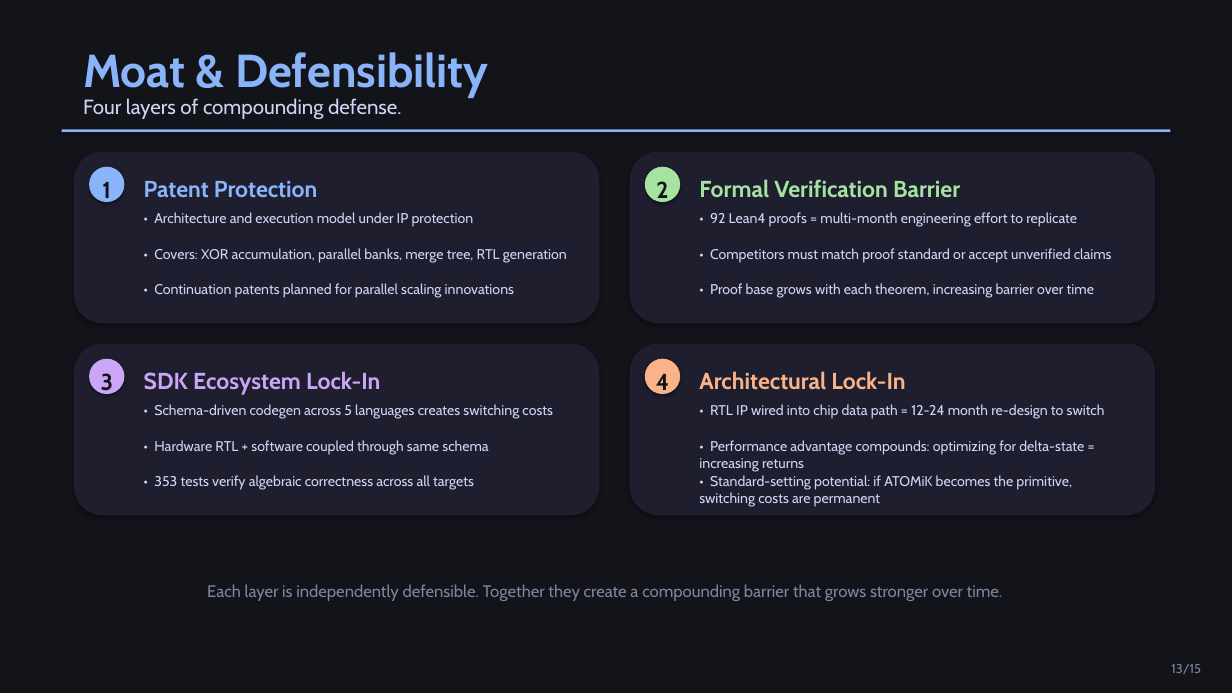
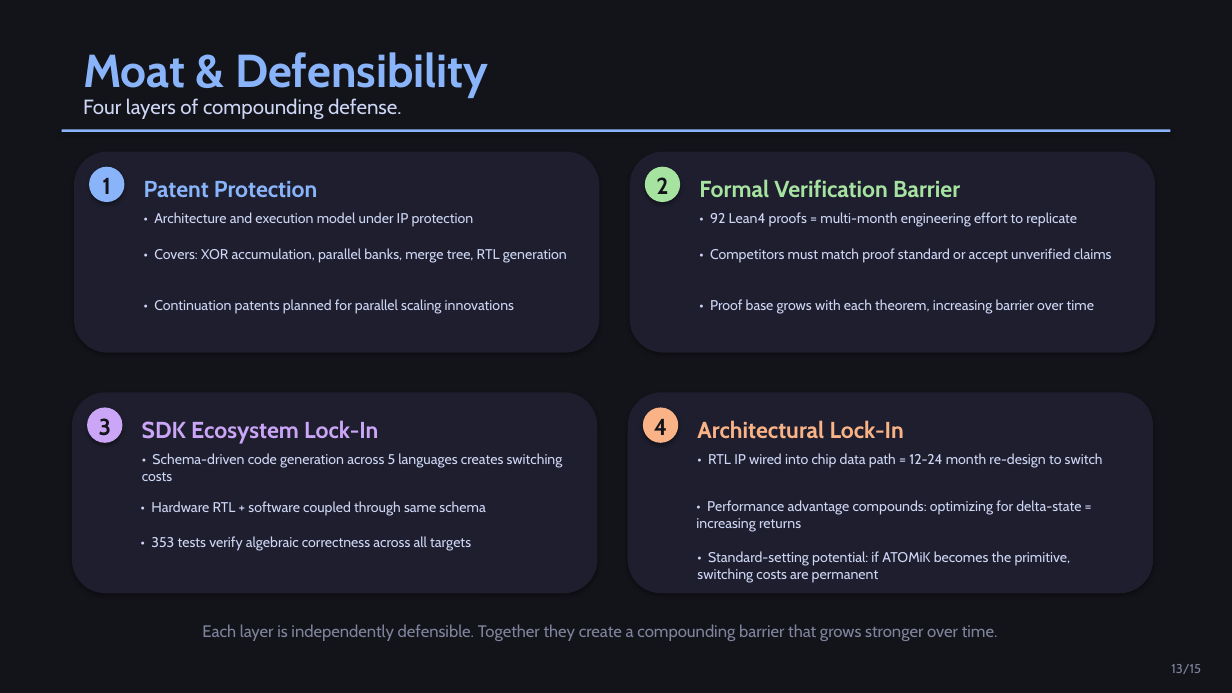
Before and after one commit to MatthewHRockwell/ATOMiK, a slide deck: slide 13 of business/pitch_deck/ATOMiK_Investor_Deck.pptx. Drawn at 1232x693 pixels with LibreOffice and Linux fonts; fonts in the diff are those of the drawing. Boxes give left, top, right and bottom in pixels: in the first picture for what was removed or moved away, otherwise in the second. Text is boxed around its words. In the diff, an @@ line names an element or a change of style, - is before the commit and + after.

```diff
--- a/business/pitch_deck/ATOMiK_Investor_Deck.pptx
+++ b/business/pitch_deck/ATOMiK_Investor_Deck.pptx
@@ rounded rectangle: place and size @@
-rounded rectangle at [74, 152, 600, 323]
+rounded rectangle at [74, 152, 600, 353]
@@ text "1" rewrapped from [102, 182, 111, 204] to [102, 178, 111, 194] @@
@@ rounded rectangle: place and size @@
-rounded rectangle at [629, 152, 1155, 323]
+rounded rectangle at [629, 152, 1155, 353]
@@ text "2" rewrapped from [656, 181, 668, 204] to [656, 177, 668, 194] @@
@@ text "• Continuation patents planned for ...": place and size @@
-text "• Continuation patents planned for ..." at [154, 283, 514, 298]
+text "• Continuation patents planned for ..." at [154, 299, 514, 314]
@@ text "• Proof base grows with ...": place and size @@
-text "• Proof base grows with ..." at [710, 283, 1094, 298]
+text "• Proof base grows with ..." at [710, 299, 1094, 314]
@@ rounded rectangle: place and size @@
-rounded rectangle at [74, 344, 600, 516]
+rounded rectangle at [72, 393, 598, 594]
@@ text "3" rewrapped from [101, 373, 113, 396] to [99, 418, 111, 436] @@
@@ rounded rectangle: place and size @@
-rounded rectangle at [629, 344, 1155, 516]
+rounded rectangle at [628, 393, 1153, 594]
@@ text "4" rewrapped from [656, 374, 669, 396] to [654, 419, 667, 435] @@
@@ 3 texts, 2 ellipses: place and size @@
-3 texts, 2 ellipses at [89, 359, 1105, 419]
+3 texts, 2 ellipses at [87, 408, 1103, 468]
@@ text at [142, 453, 563, 481]: text changed @@
-• Schema-driven codegen across 5 languages creates switching costs
+• Schema-driven code generation across 5 languages creates switching costs
@@ text "• Hardware RTL + software ...": place and size @@
-text "• Hardware RTL + software ..." at [154, 440, 488, 455]
+text "• Hardware RTL + software ..." at [151, 501, 485, 516]
@@ text "• Performance advantage compounds: optimizing ...": place and size @@
-text "• Performance advantage compounds: optimizing ..." at [699, 440, 1084, 471]
+text "• Performance advantage compounds: optimizing ..." at [696, 500, 1081, 532]
@@ text "• 353 tests verify algebraic ...": place and size @@
-text "• 353 tests verify algebraic ..." at [154, 475, 474, 490]
+text "• 353 tests verify algebraic ..." at [151, 536, 471, 551]
@@ text "• Standard-setting potential: if ATOMiK ...": place and size @@
-text "• Standard-setting potential: if ATOMiK ..." at [699, 475, 1072, 507]
+text "• Standard-setting potential: if ATOMiK ..." at [697, 551, 1071, 583]
@@ text "Each layer is independently defensible. ...": place and size @@
-text "Each layer is independently defensible. ..." at [207, 584, 1003, 601]
+text "Each layer is independently defensible. ..." at [202, 624, 998, 641]
```
Also in this commit, not shown: 14 other slides changed, 35 other files.
